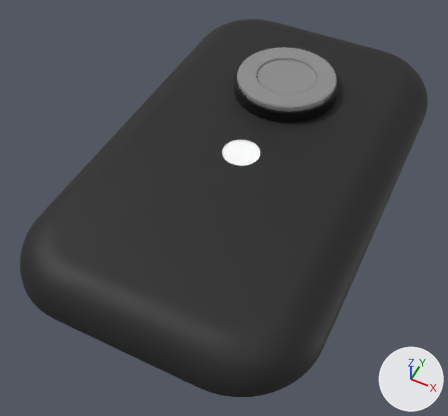
Before and after pictures for a commit that changed the glTF model Backend/server/public/MotileParts/Models/back/modules/camera/camera-small.glb.
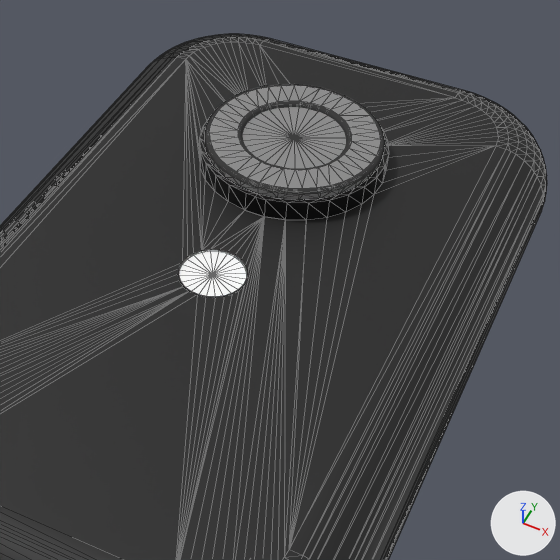
Old and new are each drawn whole from a 50 mm camera at (-0.0083, 0.0231, 0.0367) aimed at (-0.0232, 0.0529, -0.0007) and again close up on the part from 27% to 97% of the width and 0% to 75% of the height. The axes (+X, +Y, +Z) are drawn at lower right. The lights are the same throughout. The close-ups show mesh edges as thin lines. Where no turn or scale is listed for an object, it has been applied to the vertices.

The first close-up shows 'black high gloss plastic', 'black low gloss plastic', 'black_clonedChild', 'white low gloss plastic'.
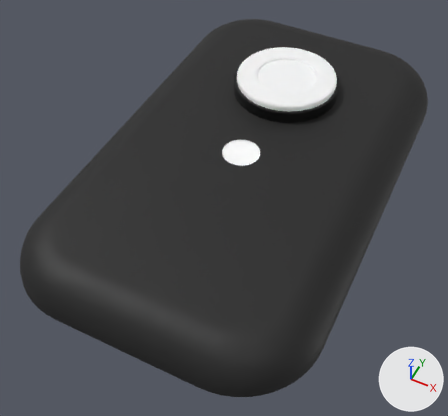
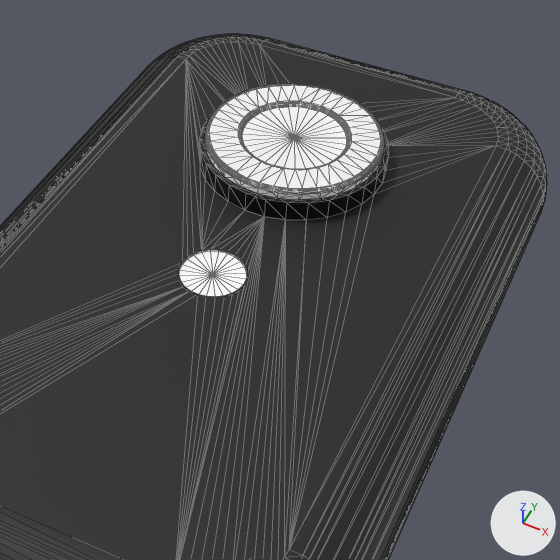
The newer file is also turned or shifted as a whole; pictures and numbers use the older file's frame.

Boxes [x1, y1, x2, y2] around the edits, measured in the close-ups (560 x 560 px):
'black_clonedChild', surface changed (grey to white): [205, 84, 384, 200] in both

The edits, one by one:
In material 'black_Clearcoat' (mat_black_clearcoat), alpha goes from 0.278 to 1.0.
In material 'black_Clearcoat' (mat_black_clearcoat), roughness goes from 0.0134 to 1.0.
In material 'black_Clearcoat' (mat_black_clearcoat), metallic goes from 0.0 to 1.0.
